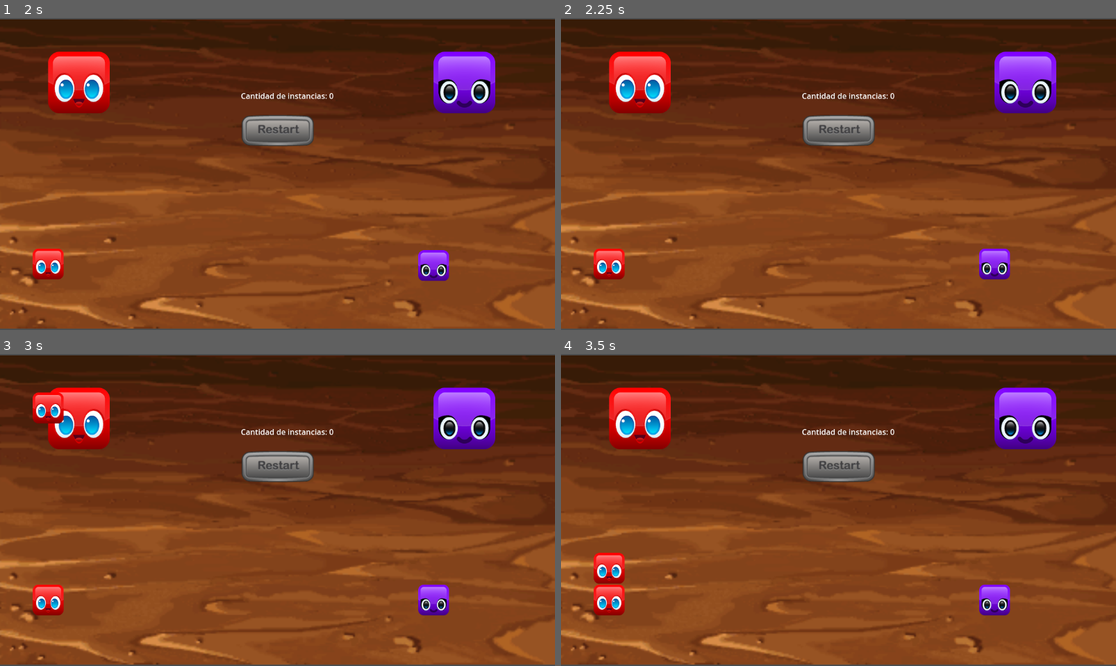
Above: before the commit, frames 1-4 (two rows, left to right).
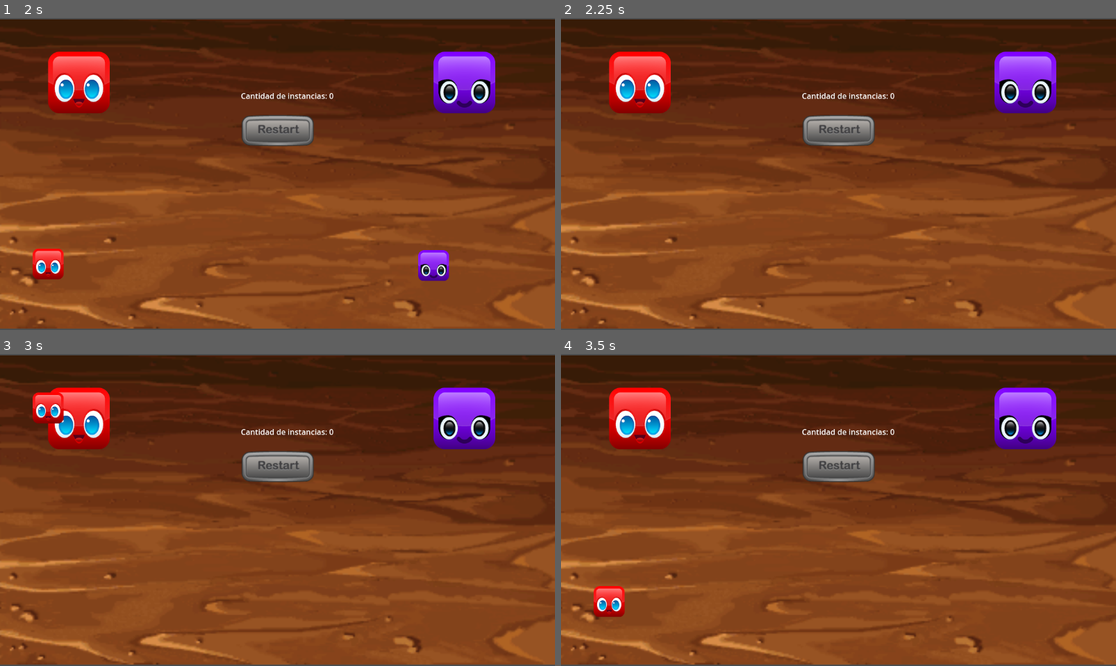
Above: after the commit, the same moments.

Repository: MiloVarok/ejercicio_senales_mailo
Game: Godot game, scene res://scenes/Menu/Menu.tscn
The game is run twice, just before and just after one commit, with the same random seed, the same clock (stepped at 60 frames per second) and the same inputs.
Inputs (mouse positions are in pixels of both pictures, inside the frame that each line leads up to):
- Up to frame 1 (2 s): click (77, 83) at 0.5 s; click (466, 83) at 1.25 s
- Up to frame 2 (2.25 s): click (838, 130) at 2 s
- Up to frame 3 (3 s): click (77, 419) at 2.75 s
- Up to frame 4 (3.5 s): no input

Frame 1 is identical in both runs. In frame 2, 1.1% of the frame differs, in the area x 5-81%, y 73-84%; in frame 3, 1.1%; in frame 4, 1.3%, in the area x 5-81%, y 63-85%.

Commit message:
Script boton reset
Se agrego script al boton reset, asi como la llamada del grupo para eliminar los bloques

Diff:
--- /dev/null
+++ b/scenes/Buttons/Reset/Reset.gd
@@ -0,0 +1,16 @@
+extends TextureButton
+
+
+# Called when the node enters the scene tree for the first time.
+func _ready():
+	pass # Replace with function body.
+
+
+# Called every frame. 'delta' is the elapsed time since the previous frame.
+func _process(delta):
+	pass
+
+
+func _on_button_down():
+	get_tree().call_group("blocks", "delete")
+	pass # Replace with function body.
--- a/scenes/Buttons/Reset/Reset.tscn
+++ b/scenes/Buttons/Reset/Reset.tscn
@@ -1,11 +1,10 @@
-[gd_scene load_steps=2 format=2]
+[gd_scene load_steps=3 format=3 uid="uid://cg54gpootkce6"]
 
-[ext_resource path="res://assets/restart.png" type="Texture" id=1]
+[ext_resource type="Texture2D" uid="uid://dlrbytvyhp1kb" path="res://assets/restart.png" id="1"]
+[ext_resource type="Script" path="res://scenes/Buttons/Reset/Reset.gd" id="2_wpwih"]
 
 [node name="Reset" type="TextureButton"]
-margin_right = 40.0
-margin_bottom = 40.0
-texture_normal = ExtResource( 1 )
-__meta__ = {
-"_edit_use_anchors_": false
-}
+texture_normal = ExtResource("1")
+script = ExtResource("2_wpwih")
+
+[connection signal="button_down" from="." to="." method="_on_button_down"]
Not shown: 1 places in scenes/Menu/Menu.tscn that only renumber resources
